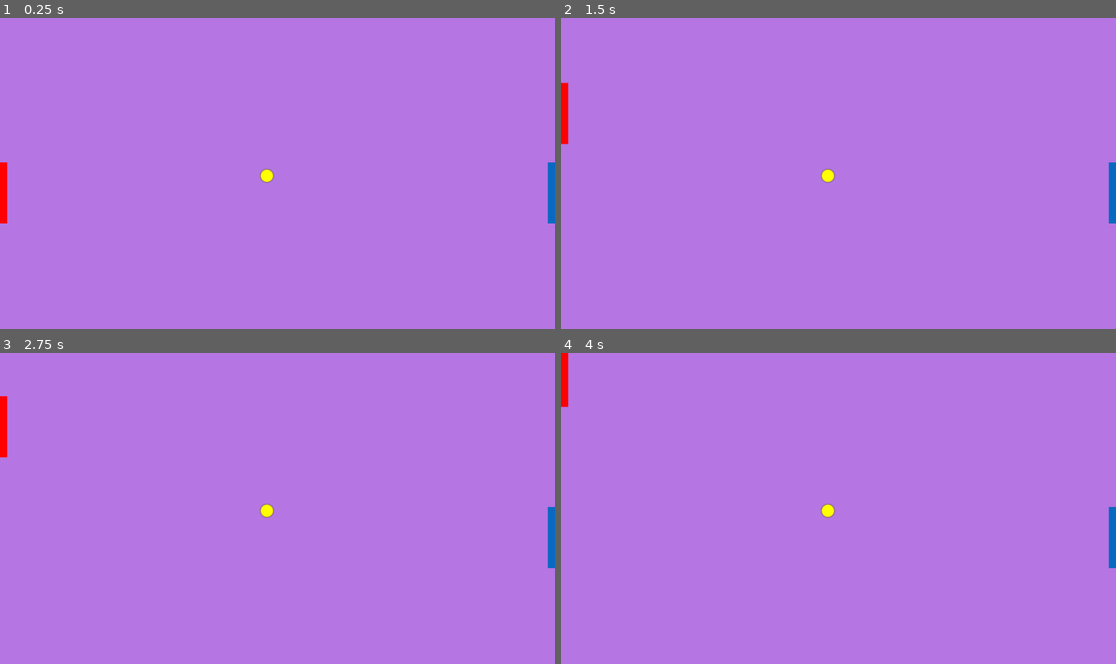
Above: before the commit, frames 1-4 (two rows, left to right).
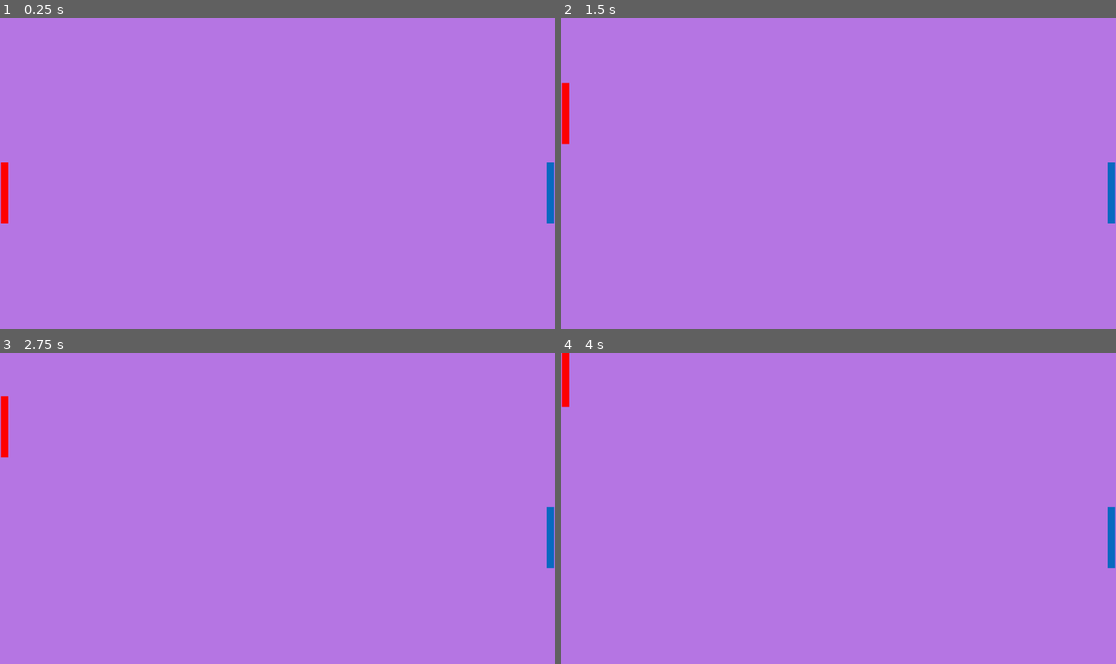
Above: after the commit, the same moments.

Repository: JustGlassin33/Pong_20_Game_challange
Game: Godot game, scene res://scenes/Game.tscn
Two runs of this game, one before a commit and one after it. Both use one fixed random seed, a clock stepped at 60 frames per second and the inputs below.
Inputs:
- Up to frame 1 (0.25 s): no input
- Up to frame 2 (1.5 s): tap Enter at 0.5 s; hold W (move_up1) 0.53-1.28 s; tap Down (move_down2) at 0.6 s; hold S (move_down1) from 1.28 s (still down); tap Up (move_up2) at 1.35 s
- Up to frame 3 (2.75 s): release S (move_down1) at 2.03 s; hold W (move_up1) from 2.03 s (still down); tap Down (move_down2) at 2.1 s
- Up to frame 4 (4 s): tap Up (move_up2) at 2.85 s; release W (move_up1) at 3.53 s; hold S (move_down1) from 3.53 s (still down); tap Down (move_down2) at 3.6 s

The runs differ from the first frame. In frame 1, 0.3% of the frame differs, in the area x 0-100%, y 46-67%; in frame 2, 0.3%; in frame 3, 0.3%, in the area x 0-100%, y 13-70%; in frame 4, 0.3%.
Error before the commit: Parse Error: Expected indented block after function declaration. (res://scripts/ball.gd:5)

Commit message:
moved paddles a few pixels away from game border

Diff:
--- a/pong/scenes/Game.tscn
+++ b/pong/scenes/Game.tscn
@@ -3,15 +3,14 @@
 [ext_resource type="PackedScene" uid="uid://di2ph1sirks4" path="res://scenes/Player_1.tscn" id="1_ibkli"]
 [ext_resource type="PackedScene" uid="uid://b3akymkqy5rpm" path="res://scenes/player_2.tscn" id="2_qbsmt"]
 [ext_resource type="PackedScene" uid="uid://dj7altmtdkayu" path="res://scenes/world_boundry.tscn" id="3_cpr0p"]
-[ext_resource type="PackedScene" uid="uid://bkgsgplmdrdk4" path="res://scenes/ball.tscn" id="4_78awf"]
 
 [node name="Game" type="Node2D" unique_id=2062202426]
 
 [node name="Player 1" parent="." unique_id=271421671 instance=ExtResource("1_ibkli")]
-position = Vector2(0, 300)
+position = Vector2(2, 300)
 
 [node name="Player 2" parent="." unique_id=594678553 instance=ExtResource("2_qbsmt")]
-position = Vector2(1137, 300)
+position = Vector2(1135, 300)
 
 [node name="ColorRect" type="ColorRect" parent="." unique_id=1565560082]
 z_index = -1
@@ -21,6 +20,3 @@
 
 [node name="World_boundry" parent="." unique_id=940147634 instance=ExtResource("3_cpr0p")]
 position = Vector2(-2, 2)
-
-[node name="Ball" parent="." unique_id=907551910 instance=ExtResource("4_78awf")]
-position = Vector2(554, 328)
